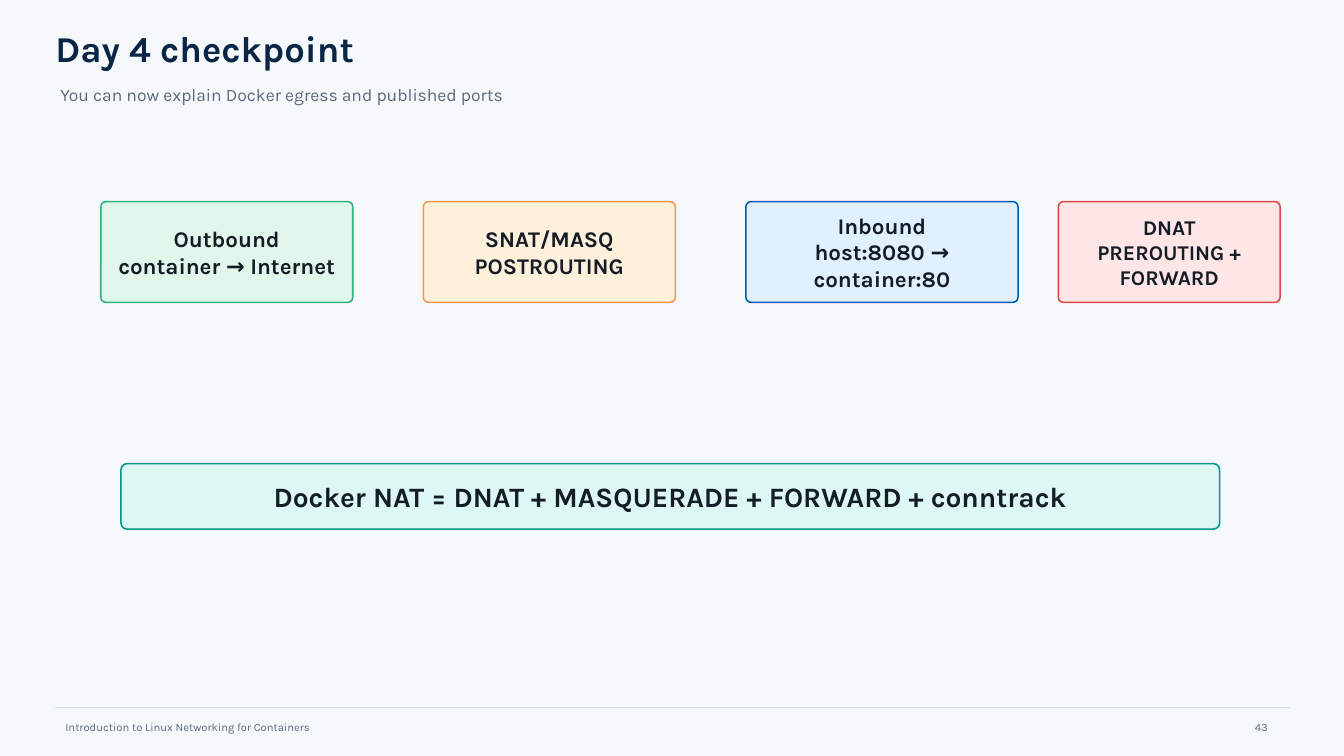
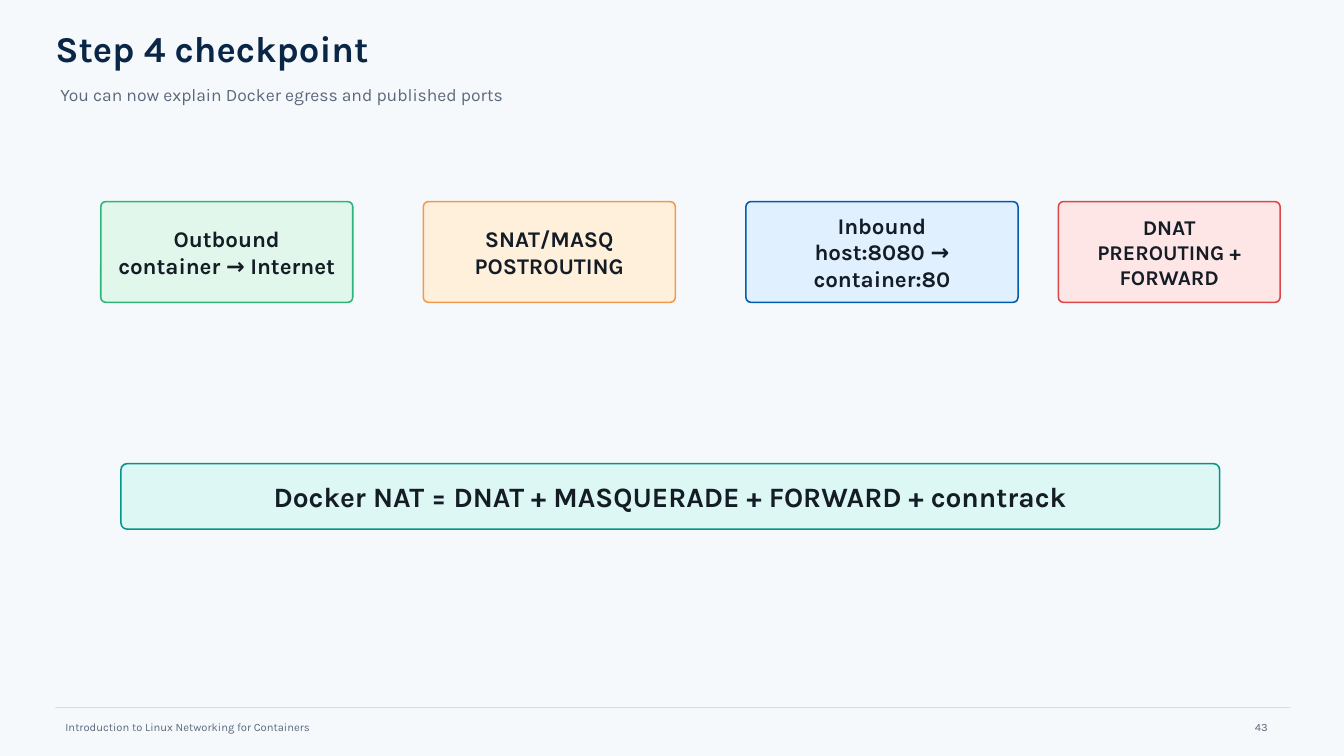
Before and after one commit to ltfe-ict-academy/containerized_infrastructure_and_workload_security, a slide deck: slide 43 of 03_Container_and_Linux_networking/01_Introduction_to_Linux_Networking_for_Containers/introduction_linux_networking_for_containers_combined_50slides.odp. Drawn at 1344x756 pixels with LibreOffice and Linux fonts; fonts in the diff are those of the drawing. Boxes give left, top, right and bottom in pixels: in the first picture for what was removed or moved away, otherwise in the second. Text is boxed around its words. In the diff, an @@ line names an element or a change of style, - is before the commit and + after.

```diff
--- a/03_Container_and_Linux_networking/01_Introduction_to_Linux_Networking_for_Containers/introduction_linux_networking_for_containers_combined_50slides.odp
+++ b/03_Container_and_Linux_networking/01_Introduction_to_Linux_Networking_for_Containers/introduction_linux_networking_for_containers_combined_50slides.odp
@@ text at (x1=55, y1=36, x2=369, y2=71): text changed @@
-Day 4 checkpoint
+Step 4 checkpoint
```
Also in this commit, not shown: 12 other slides changed.
